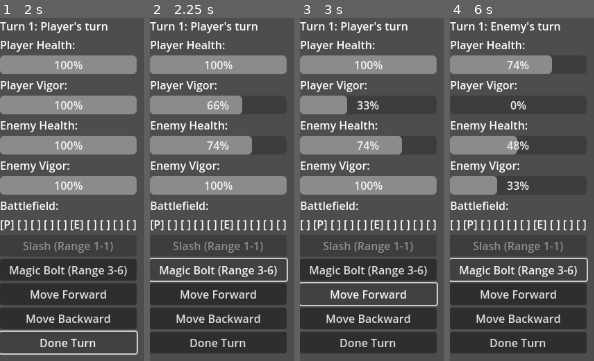
Above: before the commit, frames 1-4 (left to right).
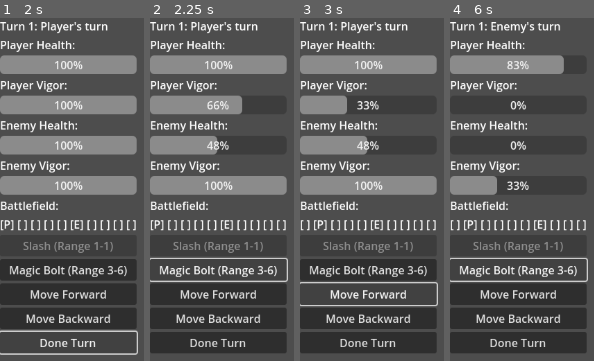
Above: after the commit, the same moments.

Repository: theoskille/project-dither
Game: Godot game, scene res://Main.tscn
Two runs of this game, one before a commit and one after it. Both use one fixed random seed, a clock stepped at 60 frames per second and the inputs below.
Inputs:
- Up to frame 1 (2 s): click "Done Turn" at 0.5 s; click "Done Turn" at 1.25 s
- Up to frame 2 (2.25 s): click "Magic Bolt (Range 3-6)" at 2 s
- Up to frame 3 (3 s): click "Move Forward" at 2.75 s
- Up to frame 4 (6 s): click "Magic Bolt (Range 3-6)" at 3.5 s; click "Done Turn" at 4.25 s; click "Move Forward" at 5 s; click "Magic Bolt (Range 3-6)" at 5.75 s

Frame 1 is identical in both runs. In frame 2, 1.4% of the frame differs, in the area x 39-71%, y 34-40%; in frame 3, 1.4%; in frame 4, 3.3%, in the area x 0-80%, y 10-40%.

Commit message:
add enemies

Diff:
--- /dev/null
+++ b/data/enemies/goblin.tres
@@ -0,0 +1,19 @@
+[gd_resource type="Resource" script_class="EnemyData" load_steps=2 format=3]
+
+[ext_resource type="Script" path="res://src/resources/EnemyData.gd" id="1_goblin"]
+
+[resource]
+script = ExtResource("1_goblin")
+enemy_id = "goblin"
+enemy_name = "Goblin"
+max_hp = 50
+max_vigor = 3
+base_stats = {
+"con": 8,
+"dex": 12,
+"int": 6,
+"luck": 8,
+"spd": 10,
+"str": 9
+}
+equipped_attacks = Array[String](["slash", "move_forward"])
--- /dev/null
+++ b/data/enemies/orc.tres
@@ -0,0 +1,19 @@
+[gd_resource type="Resource" script_class="EnemyData" load_steps=2 format=3]
+
+[ext_resource type="Script" path="res://src/resources/EnemyData.gd" id="1_orc"]
+
+[resource]
+script = ExtResource("1_orc")
+enemy_id = "orc"
+enemy_name = "Orc Warrior"
+max_hp = 80
+max_vigor = 3
+base_stats = {
+"con": 14,
+"dex": 8,
+"int": 5,
+"luck": 7,
+"spd": 7,
+"str": 15
+}
+equipped_attacks = Array[String](["slash", "magic_bolt"])
--- /dev/null
+++ b/data/enemies/skeleton.tres
@@ -0,0 +1,19 @@
+[gd_resource type="Resource" script_class="EnemyData" load_steps=2 format=3]
+
+[ext_resource type="Script" path="res://src/resources/EnemyData.gd" id="1_skeleton"]
+
+[resource]
+script = ExtResource("1_skeleton")
+enemy_id = "skeleton"
+enemy_name = "Skeleton"
+max_hp = 40
+max_vigor = 4
+base_stats = {
+"con": 6,
+"dex": 14,
+"int": 4,
+"luck": 6,
+"spd": 12,
+"str": 8
+}
+equipped_attacks = Array[String](["slash", "move_backward"])
--- a/project.godot
+++ b/project.godot
@@ -18,6 +18,7 @@
 [autoload]
 
 AttackDatabase="*res://src/data/AttackDatabase.gd"
+EnemyDatabase="*res://src/data/EnemyDatabase.gd"
 BattleStateStore="*res://src/store/BattleStateStore.gd"
 BattleStateMutations="*res://src/mutations/BattleStateMutations.gd"
 CombatEngine="*res://src/engine/CombatEngine.gd"
--- /dev/null
+++ b/src/data/EnemyDatabase.gd
@@ -0,0 +1,57 @@
+extends Node
+
+# Static database of all enemy definitions
+# Loads EnemyData resources from res://data/enemies/ at startup
+
+const EnemyData = preload("res://src/resources/EnemyData.gd")
+
+# Cache of all loaded enemies, keyed by enemy_id
+var _enemies: Dictionary = {}
+
+func _ready():
+	_load_all_enemies()
+
+func _load_all_enemies():
+	var enemy_dir = "res://data/enemies/"
+	var dir = DirAccess.open(enemy_dir)
+
+	if dir == null:
+		push_error("EnemyDatabase: Failed to open directory: %s" % enemy_dir)
+		return
+
+	dir.list_dir_begin()
+	var file_name = dir.get_next()
+
+	while file_name != "":
+		if not dir.current_is_dir() and file_name.ends_with(".tres"):
+			var file_path = enemy_dir + file_name
+			var enemy = load(file_path)
+
+			if enemy is EnemyData:
+				if enemy.enemy_id == "":
+					push_warning("EnemyDatabase: EnemyData at %s has no enemy_id set" % file_path)
+				else:
+					_enemies[enemy.enemy_id] = enemy
+					print("EnemyDatabase: Loaded enemy '%s' from %s" % [enemy.enemy_id, file_name])
+			else:
+				push_warning("EnemyDatabase: File %s is not an EnemyData resource" % file_path)
+
+		file_name = dir.get_next()
+
+	dir.list_dir_end()
+	print("EnemyDatabase: Loaded %d enemies" % _enemies.size())
+
+# Get an enemy by its enemy_id
+func get_enemy(enemy_id: String) -> EnemyData:
+	if not _enemies.has(enemy_id):
+		push_error("EnemyDatabase: Enemy '%s' not found" % enemy_id)
+		return null
+	return _enemies[enemy_id]
+
+# Check if an enemy exists
+func has_enemy(enemy_id: String) -> bool:
+	return _enemies.has(enemy_id)
+
+# Get all enemy IDs (useful for debugging or UI generation)
+func get_all_enemy_ids() -> Array:
+	return _enemies.keys()
--- a/src/engine/CombatEngine.gd
+++ b/src/engine/CombatEngine.gd
@@ -1,4 +1,13 @@
 extends Node
+
+func initialize_enemy(enemy_id: String, position: int = 5):
+	var enemy_data = EnemyDatabase.get_enemy(enemy_id)
+	if enemy_data == null:
+		push_error("CombatEngine: Cannot initialize enemy - enemy_id '%s' not found" % enemy_id)
+		return
+
+	BattleStateMutations.initialize_entity_from_enemy_data("enemy", enemy_data, position)
+	print("CombatEngine: Initialized enemy '%s' at position %d" % [enemy_data.enemy_name, position])
 
 func execute_move(action_data: ActionData, caster: String, target: String) -> bool:
 	if not can_execute_action(action_data, caster, target):
--- a/src/mutations/BattleStateMutations.gd
+++ b/src/mutations/BattleStateMutations.gd
@@ -55,3 +55,27 @@
 	var old_position = BattleStateStore.get_state_value("%s_state.position" % entity)
 	BattleStateStore.battle_state.get("%s_state" % entity).position = new_position
 	BattleStateStore._emit_change("%s_state.position" % entity, old_position, new_position)
+
+func initialize_entity_from_enemy_data(entity: String, enemy_data: EnemyData, position: int):
+	var entity_state = BattleStateStore.battle_state.get("%s_state" % entity)
+
+	entity_state.max_hp = enemy_data.max_hp
+	entity_state.current_hp = enemy_data.max_hp
+	entity_state.max_vigor = enemy_data.max_vigor
+	entity_state.current_vigor = enemy_data.max_vigor
+	entity_state.base_stats = enemy_data.base_stats.duplicate()
+	entity_state.equipped_attacks = enemy_data.equipped_attacks.duplicate()
+	entity_state.position = position
+
+	# Clear active effects using a properly typed array
+	var empty_effects: Array[EffectState] = []
+	entity_state.active_effects = empty_effects
+
+	# Emit signals for all changed properties
+	BattleStateStore._emit_change("%s_state.max_hp" % entity, null, enemy_data.max_hp)
+	BattleStateStore._emit_change("%s_state.current_hp" % entity, null, enemy_data.max_hp)
+	BattleStateStore._emit_change("%s_state.max_vigor" % entity, null, enemy_data.max_vigor)
+	BattleStateStore._emit_change("%s_state.current_vigor" % entity, null, enemy_data.max_vigor)
+	BattleStateStore._emit_change("%s_state.base_stats" % entity, null, enemy_data.base_stats)
+	BattleStateStore._emit_change("%s_state.equipped_attacks" % entity, null, enemy_data.equipped_attacks)
+	BattleStateStore._emit_change("%s_state.position" % entity, null, position)
--- /dev/null
+++ b/src/resources/EnemyData.gd
@@ -0,0 +1,16 @@
+class_name EnemyData
+extends Resource
+
+@export var enemy_id: String = ""
+@export var enemy_name: String = ""
+@export var max_hp: int = 100
+@export var max_vigor: int = 3
+@export var base_stats: Dictionary = {
+	"str": 10,
+	"dex": 10,
+	"int": 10,
+	"con": 10,
+	"spd": 10,
+	"luck": 10
+}
+@export var equipped_attacks: Array[String] = []
--- a/src/store/BattleStateStore.gd
+++ b/src/store/BattleStateStore.gd
@@ -4,8 +4,13 @@
 
 var battle_state: BattleState
 
+# Change this value to fight different enemies
+const CURRENT_ENEMY: String = "goblin"
+
 func _ready():
 	battle_state = BattleState.new()
+	# Initialize the enemy from database
+	CombatEngine.initialize_enemy(CURRENT_ENEMY, 5)
 	CombatEngine.start_turn(CombatEngine._get_current_turn_entity())
 
 func get_state_value(property_path: String):
Not shown, added: src/data/EnemyDatabase.gd.uid
Not shown, added: src/resources/EnemyData.gd.uid
